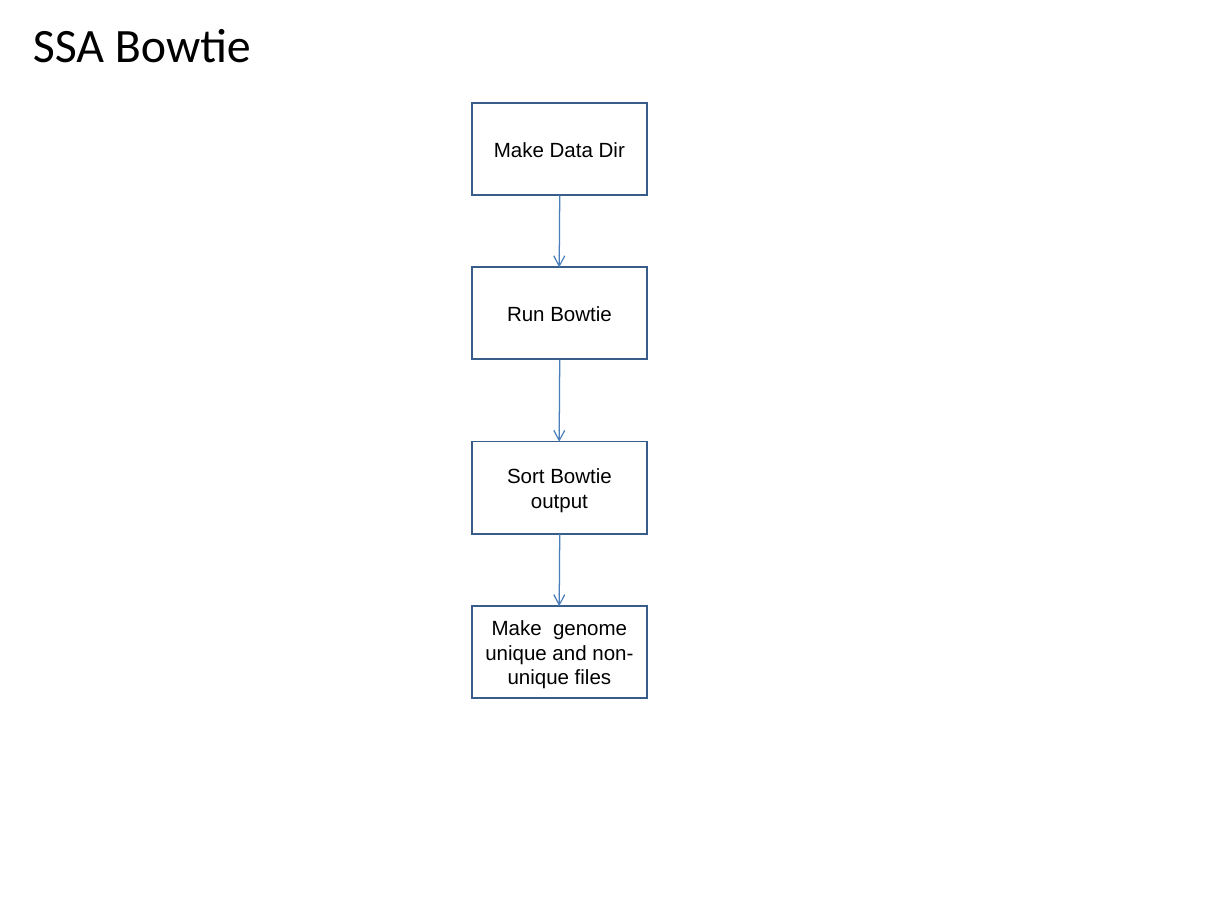
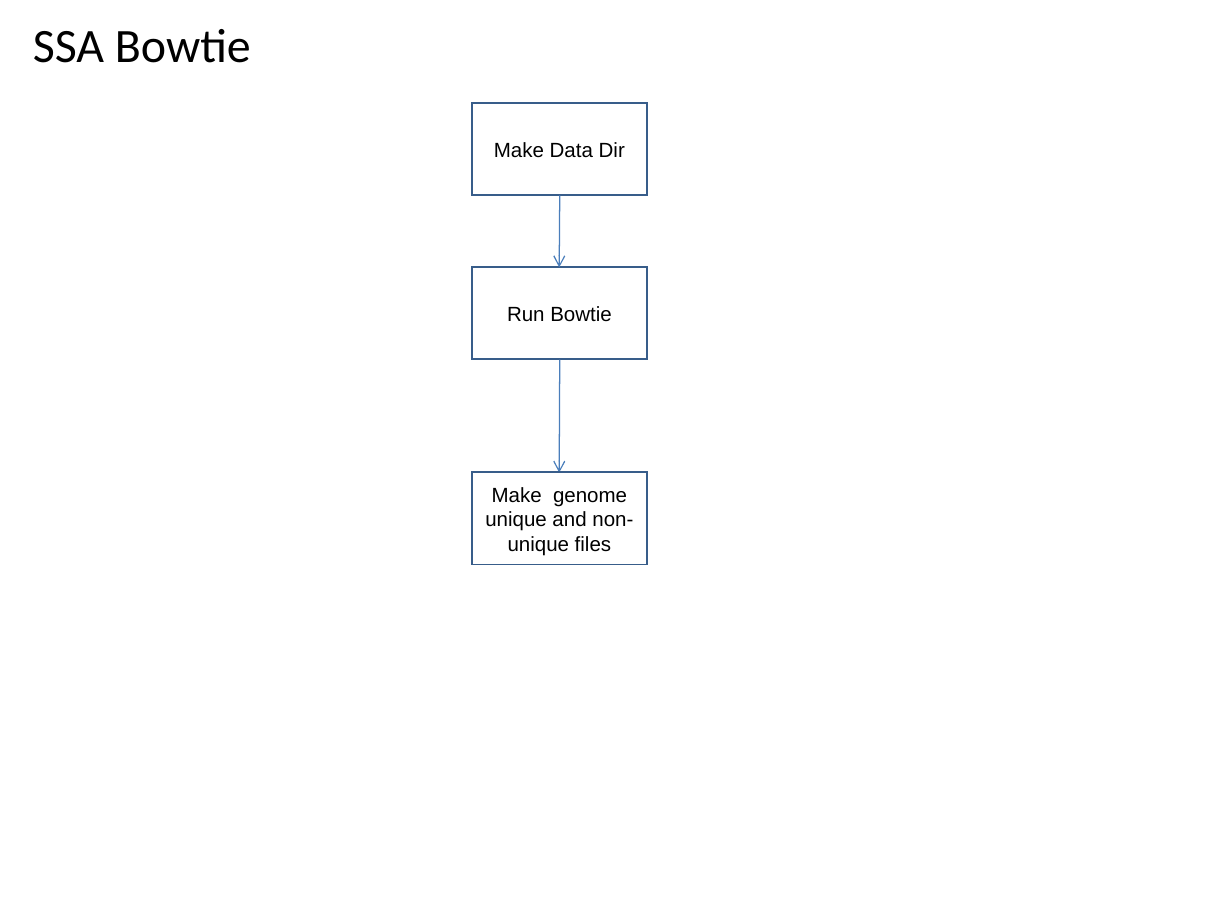
Before and after one commit to VEuPathDB/ApiCommonWorkflow, a slide deck: slide 57 of Main/doc/IntegratedWorkflow.ppt. Drawn at 1232x924 pixels with LibreOffice and Linux fonts; fonts in the diff are those of the drawing. Boxes give left, top, right and bottom in pixels: in the first picture for what was removed or moved away, otherwise in the second. Text is boxed around its words. In the diff, an @@ line names an element or a change of style, - is before the commit and + after.

Commit message:
remove deprecated step

```diff
--- a/Main/doc/IntegratedWorkflow.ppt
+++ b/Main/doc/IntegratedWorkflow.ppt
@@ arrow moved from (559, 360) - (559, 442) to (559, 360) - (559, 473) @@
@@ rectangle removed at (x1=472, y1=441, x2=647, y2=533) @@
-Sort Bowtie output
@@ rectangle "Make genome unique and non-unique ..." moved from (x1=472, y1=606, x2=647, y2=699) to (x1=472, y1=472, x2=647, y2=564) @@
@@ arrow removed from (559, 535) to (559, 606) @@
```
